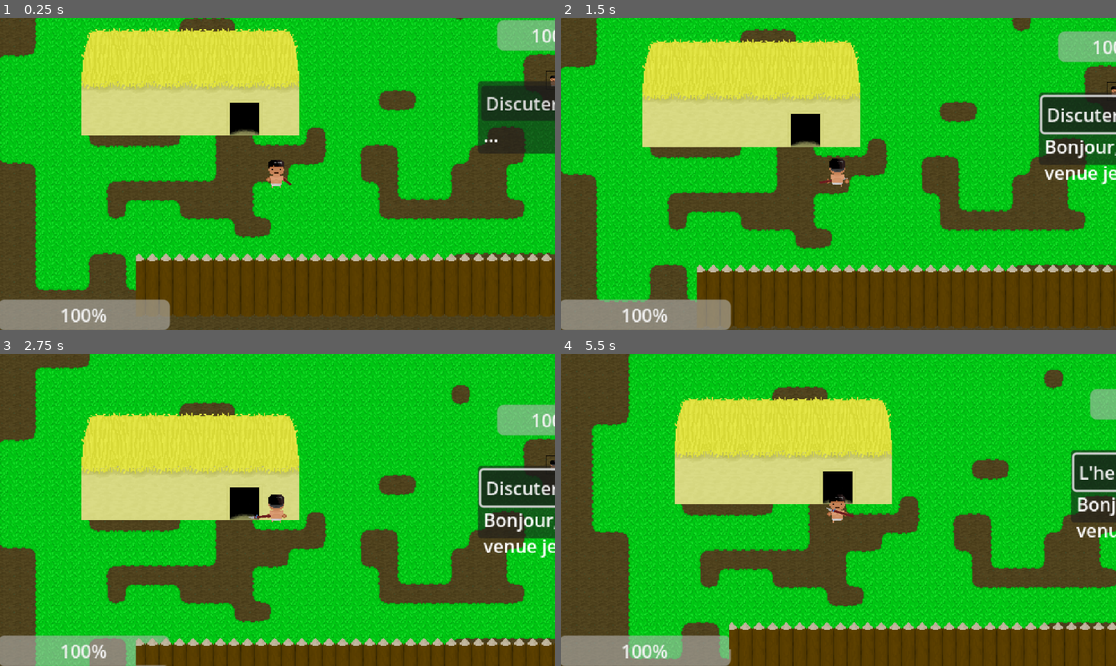
Above: before the commit, frames 1-4 (two rows, left to right).
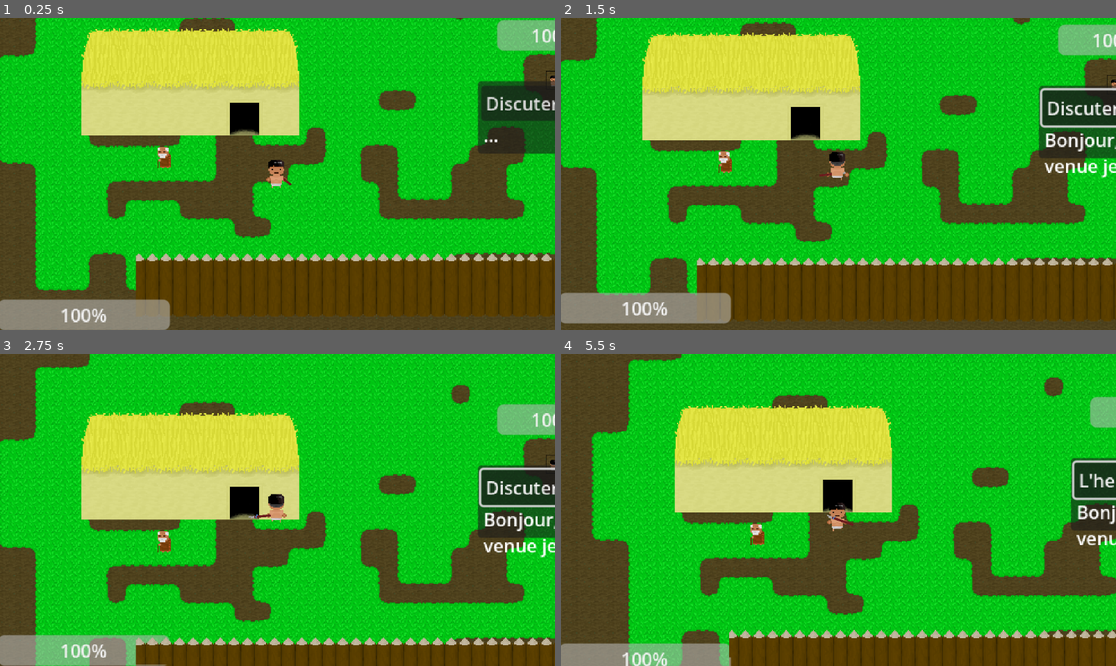
Above: after the commit, the same moments.

Repository: Phileas21/QQC
Game: Godot game, scene res://tuto.tscn
Two runs of this game, one before a commit and one after it. Both use one fixed random seed, a clock stepped at 60 frames per second and the inputs below.
Inputs (mouse positions are in pixels of both pictures, inside the frame that each line leads up to):
- Up to frame 1 (0.25 s): no input
- Up to frame 2 (1.5 s): click "Discuter" at 0.5 s; tap Enter at 1.25 s; move the mouse to (960, 158) at 1.27 s; hold W (déplacement_haut) from 1.28 s (still down); hold E (Interagir, bound only after the commit) from 1.28 s (still down)
- Up to frame 3 (2.75 s): keep holding W (déplacement_haut); move the mouse to (166, 525) at 2.02 s; release E (Interagir, bound only after the commit) at 2.03 s; click (166, 525) at 2.1 s; tap E (Interagir, bound only after the commit) at 2.3 s
- Up to frame 4 (5.5 s): move the mouse to (894, 441) at 2.77 s; release W (déplacement_haut) at 2.78 s; hold A (déplacement_gauche) 2.78-3.53 s; hold E (Interagir, bound only after the commit) 2.78-3.53 s; tap D (déplacement_droit) at 2.85 s; move the mouse to (810, 572) at 3.52 s; hold W (déplacement_haut) 3.53-5.03 s; tap E (Interagir, bound only after the commit) at 3.6, 5.3 s; move the mouse to (1005, 556) at 4.27 s; hold E (Interagir, bound only after the commit) 4.28-5.03 s; tap Escape at 4.9 s; move the mouse to (672, 463) at 5.02 s; hold S (déplacement_bas) from 5.03 s (still down); click (672, 463) at 5.1 s; tap W (déplacement_haut) at 5.27 s

The runs differ from the first frame. In frame 1, 0.1% of the frame differs, in the area x 28-31%, y 41-49%; in frame 2, 24%, in the area x 0-100%, y 0-100%; in frame 3, 4.5%; in frame 4, 22%.

Commit message:
Nouvelle boîte de dialogue
+ Interaction
+ GUI dialogue

Diff:
--- /dev/null
+++ b/GUI/InterfaceUtilisateur.tscn
@@ -0,0 +1,39 @@
+[gd_scene load_steps=4 format=3 uid="uid://qctnb6rokjqf"]
+
+[ext_resource type="FontFile" uid="uid://pa7o63giybom" path="res://assets/fonts/dogicapixelbold.ttf" id="1_buibw"]
+[ext_resource type="Script" path="res://GUI/interface_utilisateur.gd" id="1_ybmgd"]
+
+[sub_resource type="LabelSettings" id="LabelSettings_52fh2"]
+font = ExtResource("1_buibw")
+font_size = 28
+
+[node name="InterfaceUtilisateur" type="CanvasLayer"]
+script = ExtResource("1_ybmgd")
+
+[node name="Dialogue" type="PanelContainer" parent="."]
+offset_top = 405.0
+offset_right = 1152.0
+offset_bottom = 648.0
+
+[node name="ColorRect" type="ColorRect" parent="Dialogue"]
+layout_mode = 2
+color = Color(0, 0, 0, 1)
+
+[node name="MarginContainer" type="MarginContainer" parent="Dialogue"]
+layout_mode = 2
+theme_override_constants/margin_left = 30
+theme_override_constants/margin_top = 30
+theme_override_constants/margin_right = 30
+theme_override_constants/margin_bottom = 30
+
+[node name="TexteDialogue" type="Label" parent="Dialogue/MarginContainer"]
+custom_minimum_size = Vector2(1, 1)
+layout_mode = 2
+size_flags_vertical = 1
+label_settings = SubResource("LabelSettings_52fh2")
+autowrap_mode = 3
+
+[node name="DefilementLettres" type="Timer" parent="Dialogue"]
+one_shot = true
+
+[connection signal="timeout" from="Dialogue/DefilementLettres" to="." method="_on_defilement_lettres_timeout"]
--- /dev/null
+++ b/GUI/interface_utilisateur.gd
@@ -0,0 +1,62 @@
+extends CanvasLayer
+
+@onready var label_dialogue: Label = $Dialogue/MarginContainer/TexteDialogue
+@onready var timerDefilement = $Dialogue/DefilementLettres
+
+var Largeur_max = 1000 #largeur max de la zone de texte
+var texte :String = ""
+var lettre_index : int = 0
+
+#temps d'affichage des caractères:
+var temps_lettre : float = 0.03
+var temps_espace : float = 0.06 # oui je sais
+var temps_ponctuation : float = 0.2
+
+signal texte_affiché
+
+
+func _ready():
+	$Dialogue.hide()
+	$Dialogue.set_process_input(false)
+
+func afficher_dialogue(dialogue :String)-> void:
+	$Dialogue.show()
+	$Dialogue.set_process_input(true)
+	texte = dialogue
+	lettre_index = 0
+	label_dialogue.text = ""
+	afficher_charactère()
+	#await $Dialogue.resized
+
+
+func afficher_charactère() -> void:
+
+	if lettre_index >= texte.length():
+		texte_affiché.emit()
+		return
+
+	label_dialogue.text += texte[lettre_index]
+	match texte[lettre_index]:
+		",",".",";",":","!","?" :
+			timerDefilement.start(temps_ponctuation)
+		" ":
+			timerDefilement.start(temps_espace)
+		_:
+			timerDefilement.start(temps_lettre)
+
+	lettre_index += 1
+
+func _on_defilement_lettres_timeout() -> void:
+	afficher_charactère()
+
+#func afficher_dialogue(texte: String ):
+	#label_dialogue.text = texte
+	#$Dialogue.show()
+	#$Dialogue.set_process_input(true)
+
+
+func _input(event: InputEvent) -> void:
+	if event is InputEventKey:
+		if event.pressed && event.keycode == KEY_ESCAPE:
+			$Dialogue.hide()
+			$Dialogue.set_process_input(false)
--- /dev/null
+++ b/Interactions/GestionnaireInteraction.tscn
@@ -0,0 +1,23 @@
+[gd_scene load_steps=3 format=3 uid="uid://cdbdckw7omjjt"]
+
+[ext_resource type="Script" path="res://Interactions/gestionnaire_interaction.gd" id="1_hk3il"]
+[ext_resource type="FontFile" uid="uid://pa7o63giybom" path="res://assets/fonts/dogicapixelbold.ttf" id="2_l05lb"]
+
+[node name="GestionnaireInteraction" type="Node2D"]
+script = ExtResource("1_hk3il")
+
+[node name="TexteInteraction" type="Label" parent="."]
+z_index = 100
+anchors_preset = 5
+anchor_left = 0.5
+anchor_right = 0.5
+offset_left = -88.0
+offset_top = -10.0
+offset_right = 86.0
+offset_bottom = 13.0
+grow_horizontal = 2
+theme_override_fonts/font = ExtResource("2_l05lb")
+theme_override_font_sizes/font_size = 8
+text = "Interagir [E]"
+horizontal_alignment = 1
+vertical_alignment = 1
--- /dev/null
+++ b/Interactions/ZoneInteraction.tscn
@@ -0,0 +1,11 @@
+[gd_scene load_steps=2 format=3 uid="uid://6dqi1s6i5x6u"]
+
+[ext_resource type="Script" path="res://Modules/ModuleDialogue.gd" id="1_s6opl"]
+
+[node name="ZoneInteraction" type="Area2D"]
+collision_layer = 0
+collision_mask = 2
+script = ExtResource("1_s6opl")
+
+[connection signal="body_entered" from="." to="." method="_on_body_entered"]
+[connection signal="body_exited" from="." to="." method="_on_body_exited"]
--- /dev/null
+++ b/Interactions/gestionnaire_interaction.gd
@@ -0,0 +1,48 @@
+extends Node2D
+
+
+
+@onready var joueur: CharacterBody2D = get_tree().get_first_node_in_group("joueur")
+@onready var label: Label = $TexteInteraction
+
+const touche_interaction : String  ="[E]"
+
+# liste de des zones d'interaction à portée du joueur
+var zones_actives : Array[ZoneInteraction] = []
+var peut_interagir : bool = true
+
+func ajouter_zone(zone : ZoneInteraction):
+	zones_actives.push_back(zone)
+
+func retirer_zone(zone: ZoneInteraction):
+	var index = zones_actives.find(zone)
+	if index != -1:
+		zones_actives.remove_at(index)
+
+
+# fonction permettant de trier les zones d'interaction en fonction
+# de leur distance au joueur
+func tri_distance_joueur(zone1, zone2):
+	var d1 = joueur.global_position.direction_to(zone1)
+	var d2 = joueur.global_position.direction_to(zone2)
+	return d1 < d2
+
+func _process(delta: float) -> void:
+	if zones_actives.size() > 0 && peut_interagir:
+		zones_actives.sort_custom(tri_distance_joueur)
+		label.text = zones_actives[0].nom_interaction + touche_interaction
+		label.global_position = zones_actives[0].global_position
+		label.global_position.y -= 40
+		label.global_position.x -= label.size.x /2
+		label.show()
+	else:
+		label.hide()
+
+func _input(event: InputEvent) -> void:
+	if event.is_action_pressed("Interagir") && peut_interagir:
+		if zones_actives.size() > 0:
+			peut_interagir = false
+			label.hide()
+			await zones_actives[0].interagir.call()
+
+			peut_interagir = true
--- /dev/null
+++ b/Interactions/zone_interaction.gd
@@ -0,0 +1,20 @@
+extends Area2D
+class_name ZoneInteraction
+
+# Nom de l'interaction affiché au dessus de la zone d'interaction
+@export var nom_interaction: String = "interagir"
+
+# Action à effectuer lorsque l'interaction est enclenchée
+# - l'action est une fonction stockée sous la forme d'une variable
+# - par défaut la fonction ne fait rien
+# - c'est à l'entité ratachée à la zone d'interaction de définir cette fonction
+var interagir: Callable = func():
+	pass
+
+
+func _on_body_entered(body: Node2D) -> void:
+	GestionnaireInteraction.ajouter_zone(self)
+
+
+func _on_body_exited(body: Node2D) -> void:
+	GestionnaireInteraction.retirer_zone(self)
--- /dev/null
+++ b/Modules/ModuleDialogue.gd
@@ -0,0 +1,10 @@
+extends ZoneInteraction
+
+@export var dialogue : String = "Bonjour, l'heure est venue jeune apprenti"
+
+# Called when the node enters the scene tree for the first time.
+func _ready() -> void:
+	nom_interaction = "parler "
+
+	interagir = func():
+		InterfaceUtilisateur.afficher_dialogue(dialogue)
--- /dev/null
+++ b/Modules/ModuleDialogue.tscn
@@ -0,0 +1,5 @@
+[gd_scene load_steps=2 format=3 uid="uid://b4v6yeqcuekw2"]
+
+[ext_resource type="PackedScene" uid="uid://6dqi1s6i5x6u" path="res://Interactions/ZoneInteraction.tscn" id="1_xumpb"]
+
+[node name="ModuleDialogue" instance=ExtResource("1_xumpb")]
--- a/enemy_2.gd
+++ b/enemy_2.gd
@@ -20,7 +20,7 @@
 	Y = player.position.y-self.position.y
 	costheta = X/(sqrt(X*X+Y*Y))
 	sintheta = Y/(sqrt(X*X+Y*Y))
-	print(X*X+Y*Y)
+	#print(X*X+Y*Y)
 	if X*X+Y*Y<3000:
 		emit_signal("pvjoueur")
 	if PV>0 and X*X+Y*Y>2500 :
--- a/joueur.tscn
+++ b/joueur.tscn
@@ -526,3 +526,5 @@
 z_index = 2
 position = Vector2(-7, 7)
 texture = ExtResource("3_mhn8r")
+
+[node name="Timer" type="Timer" parent="."]
--- a/project.godot
+++ b/project.godot
@@ -14,6 +14,11 @@
 run/main_scene="res://tuto.tscn"
 config/features=PackedStringArray("4.3", "Forward Plus")
 config/icon="res://icon.svg"
+
+[autoload]
+
+GestionnaireInteraction="*res://Interactions/GestionnaireInteraction.tscn"
+InterfaceUtilisateur="*res://GUI/InterfaceUtilisateur.tscn"
 
 [input]
 
@@ -42,6 +47,16 @@
 "events": [Object(InputEventMouseButton,"resource_local_to_scene":false,"resource_name":"","device":-1,"window_id":0,"a …(253 unchanged characters)…
 ]
 }
+Interagir={
+"deadzone": 0.5,
+"events": [Object(InputEventKey,"resource_local_to_scene":false,"resource_name":"","device":-1,"window_id":0,"alt_pressed":false,"shift_pressed":false,"ctrl_pressed":false,"meta_pressed":false,"pressed":false,"keycode":0,"physical_keycode":69,"key_label":0,"unicode":69,"location":0,"echo":false,"script":null)
+]
+}
+
+[layer_names]
+
+2d_physics/layer_1="Physique"
+2d_physics/layer_2="Interaction"
 
 [rendering]
 
--- a/scripts/joueur.gd
+++ b/scripts/joueur.gd
@@ -1,4 +1,8 @@
 extends CharacterBody2D
+
+
+
+
 var touché = 0
 var attacking = false
 var time0 = 0
--- a/tuto.tscn
+++ b/tuto.tscn
@@ -12,6 +12,8 @@
 [ext_resource type="AudioStream" uid="uid://cdh3p2ku8kjxx" path="res://assets/sons/Enregistrement.mp3" id="9_8vfog"]
 [ext_resource type="Script" path="res://enemy_2.gd" id="11_v3567"]
 [ext_resource type="Script" path="res://progress_bar2.gd" id="12_h11m8"]
+[ext_resource type="Texture2D" uid="uid://n5wdktn5ws13" path="res://assets/entites/leVieux.png" id="13_08jlr"]
+[ext_resource type="PackedScene" uid="uid://b4v6yeqcuekw2" path="res://Modules/ModuleDialogue.tscn" id="14_55eto"]
 
 [sub_resource type="TileSetAtlasSource" id="TileSetAtlasSource_u7vmu"]
 texture = ExtResource("1_fnqjm")
@@ -634,6 +636,34 @@
 [sub_resource type="RectangleShape2D" id="RectangleShape2D_xugva"]
 size = Vector2(63, 51)
 
+[sub_resource type="AtlasTexture" id="AtlasTexture_octoa"]
+atlas = ExtResource("13_08jlr")
+region = Rect2(1, 1, 30, 30)
+
+[sub_resource type="AtlasTexture" id="AtlasTexture_4pea1"]
+atlas = ExtResource("13_08jlr")
+region = Rect2(97, 1, 30, 30)
+
+[sub_resource type="SpriteFrames" id="SpriteFrames_m36py"]
+animations = [{
+"frames": [{
+"duration": 1.0,
+"texture": SubResource("AtlasTexture_octoa")
+}, {
+"duration": 1.0,
+"texture": SubResource("AtlasTexture_4pea1")
+}],
+"loop": true,
+"name": &"default",
+"speed": 0.5
+}]
+
+[sub_resource type="RectangleShape2D" id="RectangleShape2D_74w0r"]
+size = Vector2(12, 19)
+
+[sub_resource type="CircleShape2D" id="CircleShape2D_7vyfm"]
+radius = 47.5184
+
 [node name="tuto" type="Node2D"]
 
 [node name="Terre" type="TileMapLayer" parent="."]
@@ -653,10 +683,12 @@
 
 [node name="joueur" parent="." instance=ExtResource("3_sixpg")]
 position = Vector2(-244, 80)
+collision_layer = 3
 
 [node name="Camera2D" type="Camera2D" parent="joueur"]
 position = Vector2(1, 2)
 zoom = Vector2(2.35, 2.35)
+position_smoothing_enabled = true
 
 [node name="zoneattaque" type="Area2D" parent="joueur"]
 
@@ -755,6 +787,22 @@
 offset_bottom = -27.0
 value = 100.0
 script = ExtResource("12_h11m8")
+
+[node name="LeVieux" type="CharacterBody2D" parent="."]
+position = Vector2(-343, 66)
+
+[node name="AnimatedSprite2D" type="AnimatedSprite2D" parent="LeVieux"]
+sprite_frames = SubResource("SpriteFrames_m36py")
+frame_progress = 0.0230948
+
+[node name="CollisionShape2D" type="CollisionShape2D" parent="LeVieux"]
+position = Vector2(0, 1.5)
+shape = SubResource("RectangleShape2D_74w0r")
+
+[node name="ModuleDialogue" parent="LeVieux" instance=ExtResource("14_55eto")]
+
+[node name="CollisionShape2D" type="CollisionShape2D" parent="LeVieux/ModuleDialogue"]
+shape = SubResource("CircleShape2D_7vyfm")
 
 [connection signal="direction2" from="joueur" to="joueur/zoneattaque/CollisionShape2D" method="_on_joueur_direction_2"]
 [connection signal="pv" from="joueur" to="enemy" method="_on_joueur_pv"]
Binary file added: assets/entites/leVieux.png
Not shown, added: assets/entites/leVieux.png.import
Binary file added: assets/entites/serpent.png
Not shown, added: assets/entites/serpent.png.import
Binary file added: assets/fonts/dogicapixelbold.ttf
Not shown, added: assets/fonts/dogicapixelbold.ttf.import
Binary file removed: assets/fonts/vga850.fon
Not shown: 1 places in tuto.tscn that only renumber resources
